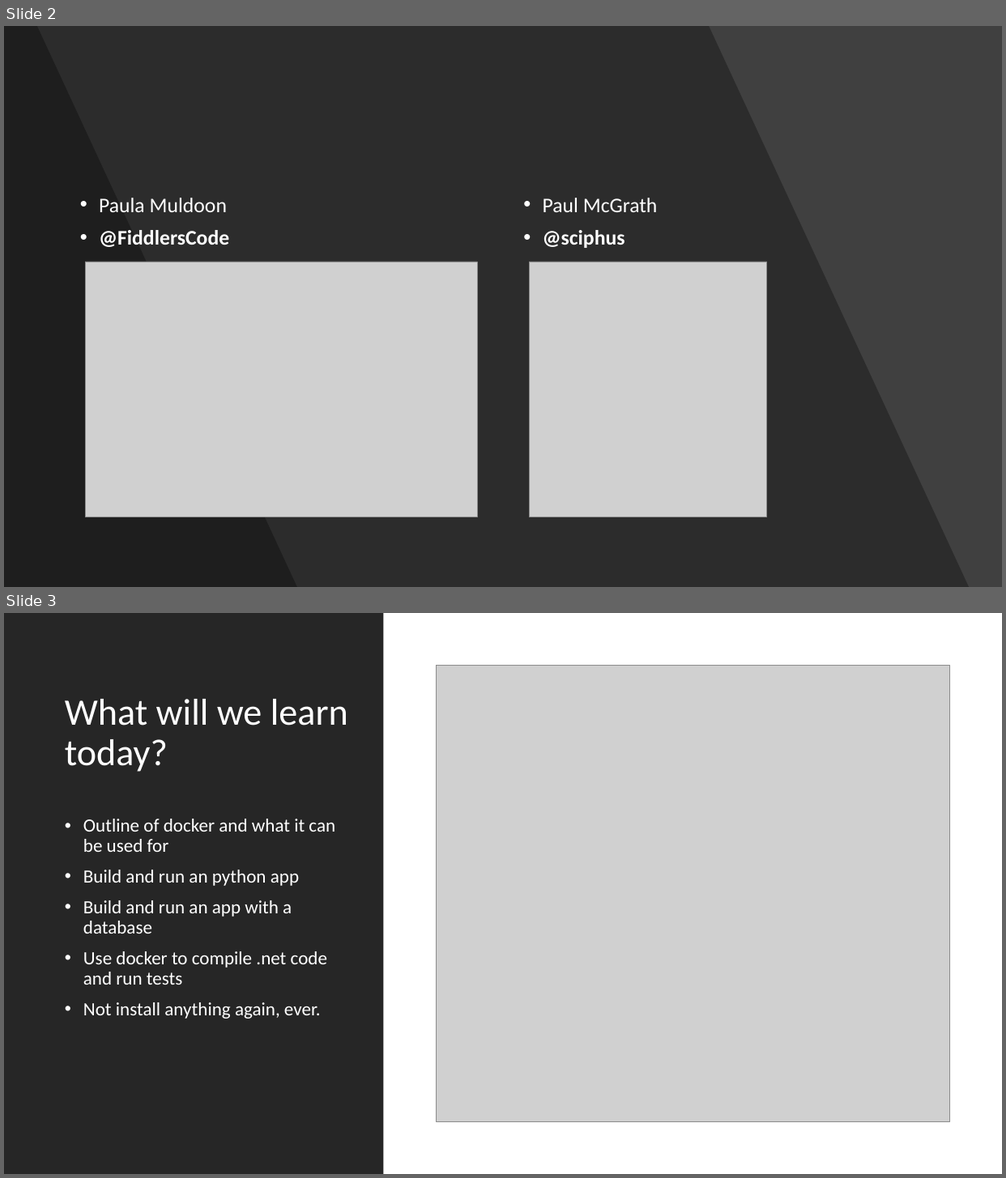
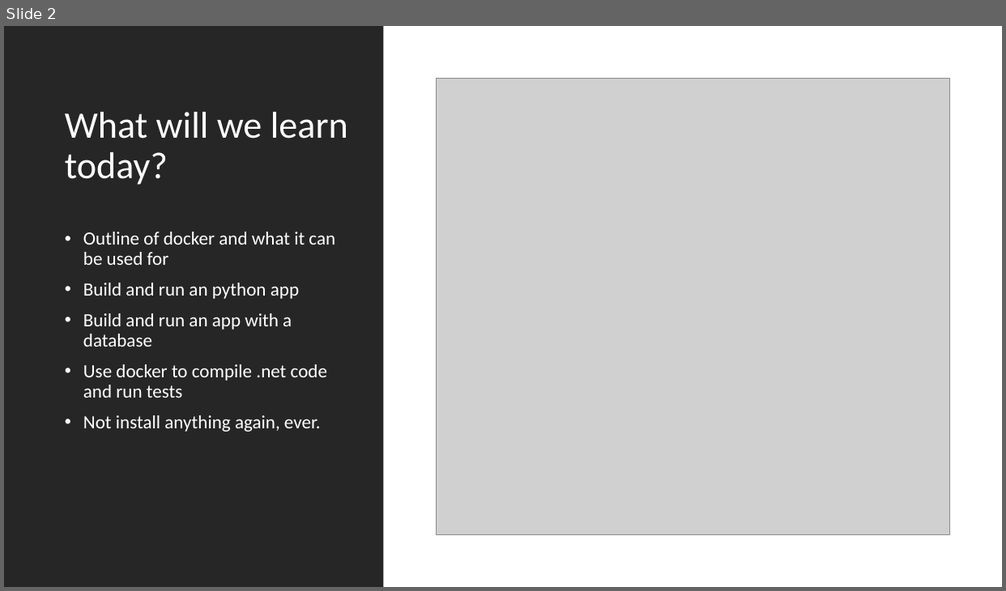
Before and after one commit to pavlosmcg/docker101, a slide deck: Docker 101.pptx. Shown one above the other, each under a label of ours: slides 2 and 3 before the commit, slide 2 after it. The pictures are 1006x1178 and 1006x591 pixels, drawn with LibreOffice and Linux fonts; fonts in the diff are those of the drawing; grey boxes stand for pictures. Boxes give left, top, right and bottom in pixels: in the first picture for what was removed or moved away, otherwise in the second. Text is boxed around its words. In the diff, an @@ line names an element or a change of style, - is before the commit and + after.

```diff
--- a/Docker 101.pptx
+++ b/Docker 101.pptx
@@ slide 2 removed at (x1=4, y1=26, x2=1002, y2=587), background #404040 @@
@@ freeform shape removed at (x1=4, y1=26, x2=969, y2=587) @@
@@ freeform shape removed at (x1=4, y1=26, x2=297, y2=587) @@
@@ text removed at (x1=99, y1=198, x2=229, y2=247) @@
-• Paula Muldoon
-• @FiddlersCode
@@ text removed at (x1=543, y1=198, x2=658, y2=248) @@
-• Paul McGrath
-• @sciphus
@@ picture removed at (x1=85, y1=262, x2=477, y2=517) @@
@@ picture removed at (x1=530, y1=262, x2=768, y2=517) @@
@@ what was slide 3 is now slide 2 @@
```
Also in this commit, not shown: 2 slides changed.
